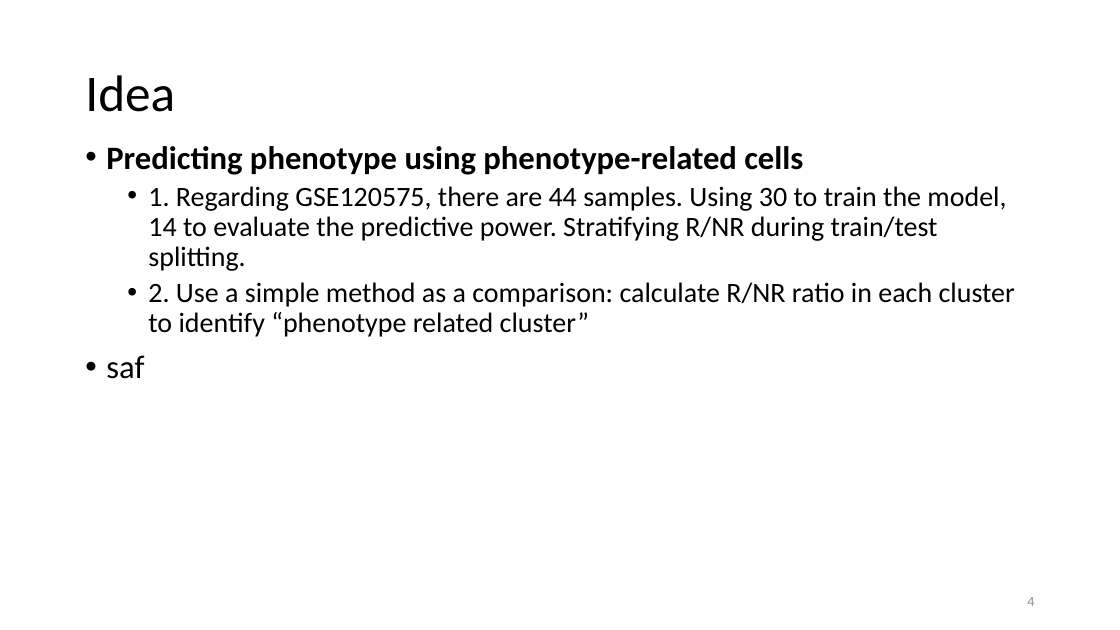
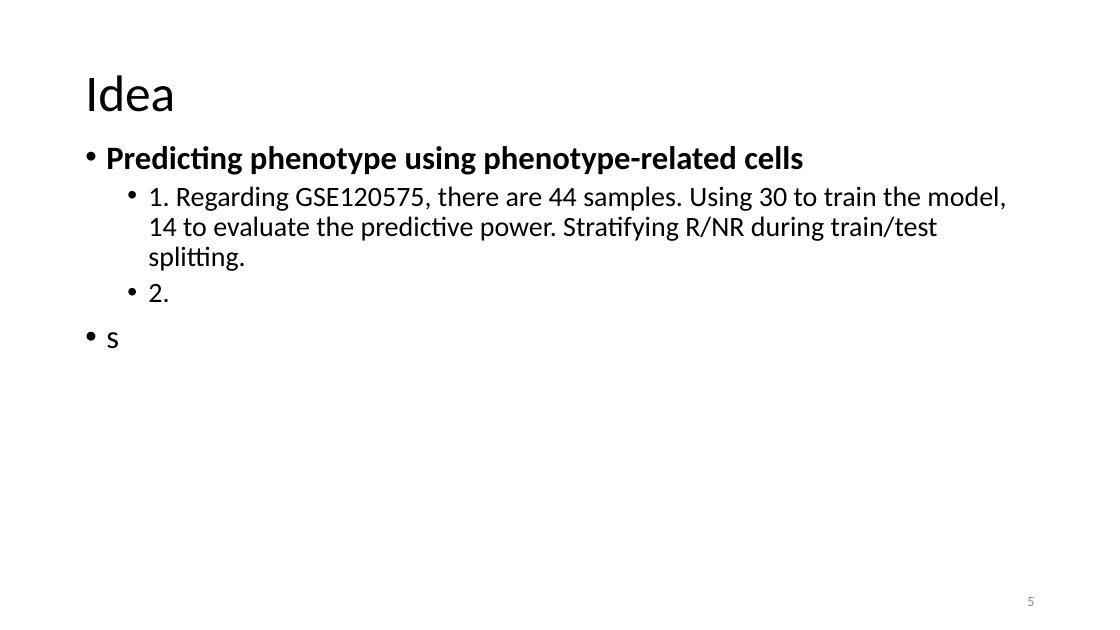
Before and after one commit to rootchang/PENCIL_reusability_report, a slide deck: slide 5 of WorkReport.pptx (slide 4 before the commit). Drawn at 1120x630 pixels with LibreOffice and Linux fonts; fonts in the diff are those of the drawing. Boxes give left, top, right and bottom in pixels: in the first picture for what was removed or moved away, otherwise in the second. Text is boxed around its words. In the diff, an @@ line names an element or a change of style, - is before the commit and + after.

```diff
--- a/WorkReport.pptx
+++ b/WorkReport.pptx
@@ text at bbox=[106, 284, 169, 349]: text changed @@
-  • 2. Use a simple method as a comparison: calculate R/NR ratio in each cluster to identify “phenotype related cluster”
-• saf
+  • 2.
+• s
@@ page number at bbox=[1027, 597, 1034, 606]: text changed @@
-4
+5
```
Also in this commit, not shown: 3 other slides changed, 3 slides added.
